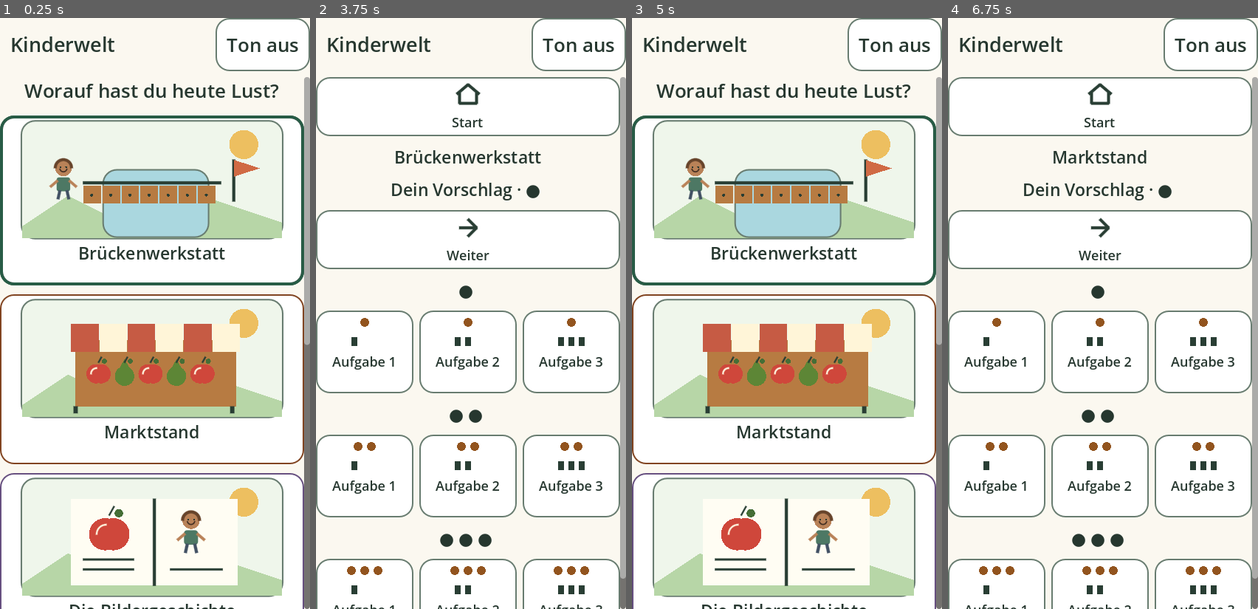
Above: before the commit, frames 1-4 (left to right).
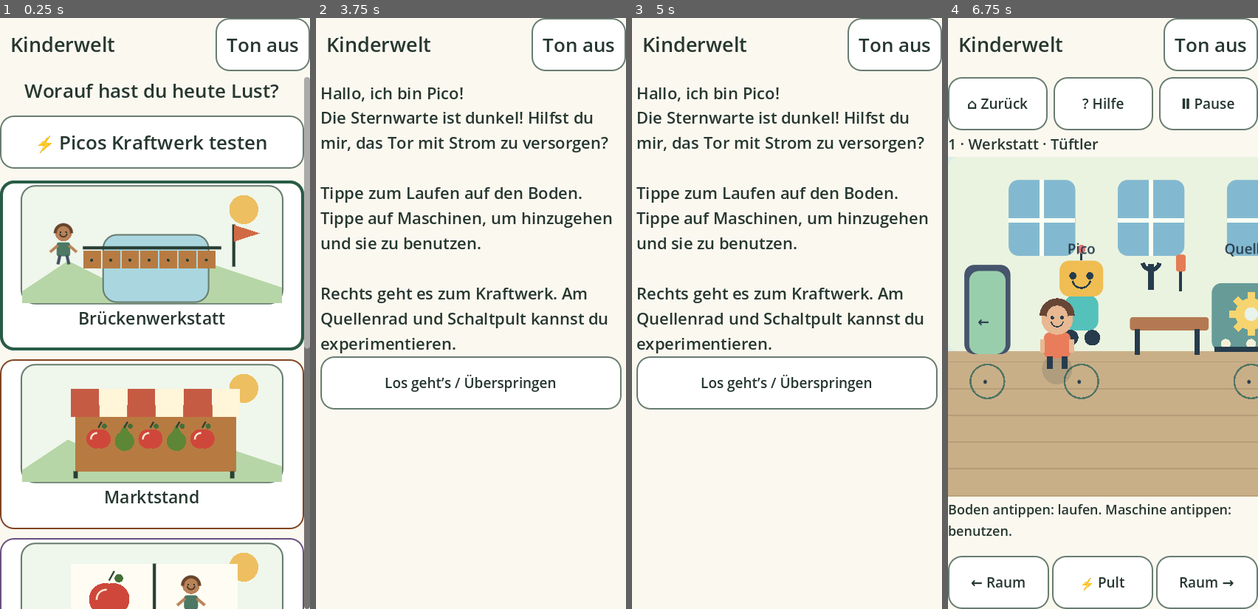
Above: after the commit, the same moments.

Repository: sayac007/Kinderwelt
Game: Godot game, scene res://core/main.tscn
Two runs of this game, one before a commit and one after it. Both use one fixed random seed, a clock stepped at 60 frames per second and the inputs below.
Inputs (mouse positions are in pixels of both pictures, inside the frame that each line leads up to):
- Up to frame 1 (0.25 s): no input
- Up to frame 2 (3.75 s): click "Ton aus" at 0.5 s; click "Ton an" at 1.25 s; click "Brückenwerkstatt" at 2 s; click "Start" at 2.75 s; click (467, 142) at 3.5 s, where only the run after the commit has a clickable "⚡ Picos Kraftwerk testen"
- Up to frame 3 (5 s): click (681, 100) at 4.25 s, where only the run after the commit has a clickable "⌂ Zurück"
- Up to frame 4 (6.75 s): click (1103, 100) at 5 s, where only the run after the commit has a clickable "? Hilfe"; click (1208, 100) at 5.75 s, where only the run after the commit has a clickable "Ⅱ Pause"; click (1099, 378) at 6.5 s, where only the run before the commit has a clickable "Marktstand"

The runs differ from the first frame. In frame 1, 43% of the frame differs, in the area x 0-100%, y 16-100%; in frame 2, 15%; in frame 3, 32%; in frame 4, 52%, in the area x 0-100%, y 10-100%.

Commit message:
fix: make the prototype visible on the hub and keep menu focus reachable

Diff:
--- a/core/main.gd
+++ b/core/main.gd
@@ -126,6 +126,7 @@
 	clear()
 	audio.set_world("logic")
 	label("Worauf hast du heute Lust?")
+	button("⚡ Picos Kraftwerk testen", open_adventure)
 	grid = GridContainer.new()
 	body.add_child(grid)
 	for entry in Catalog.modules():
@@ -150,7 +151,6 @@
 		b.custom_minimum_size.y = 230
 		b.alignment = HORIZONTAL_ALIGNMENT_CENTER
 		b.vertical_icon_alignment = VERTICAL_ALIGNMENT_TOP
-	button("⚡ Picos Kraftwerk · Adventure testen", open_adventure)
 	button("Erwachsene & Klang", settings)
 	responsive()
 	grid.get_child(0).grab_focus()
--- a/games/adventure/game.gd
+++ b/games/adventure/game.gd
@@ -148,6 +148,7 @@
 	style.set_content_margin_all(6)
 	overlay.add_theme_stylebox_override("panel",style)
 	var scroll := ScrollContainer.new()
+	scroll.follow_focus = true
 	scroll.horizontal_scroll_mode = ScrollContainer.SCROLL_MODE_DISABLED
 	overlay.add_child(scroll)
 	var page := VBoxContainer.new()
